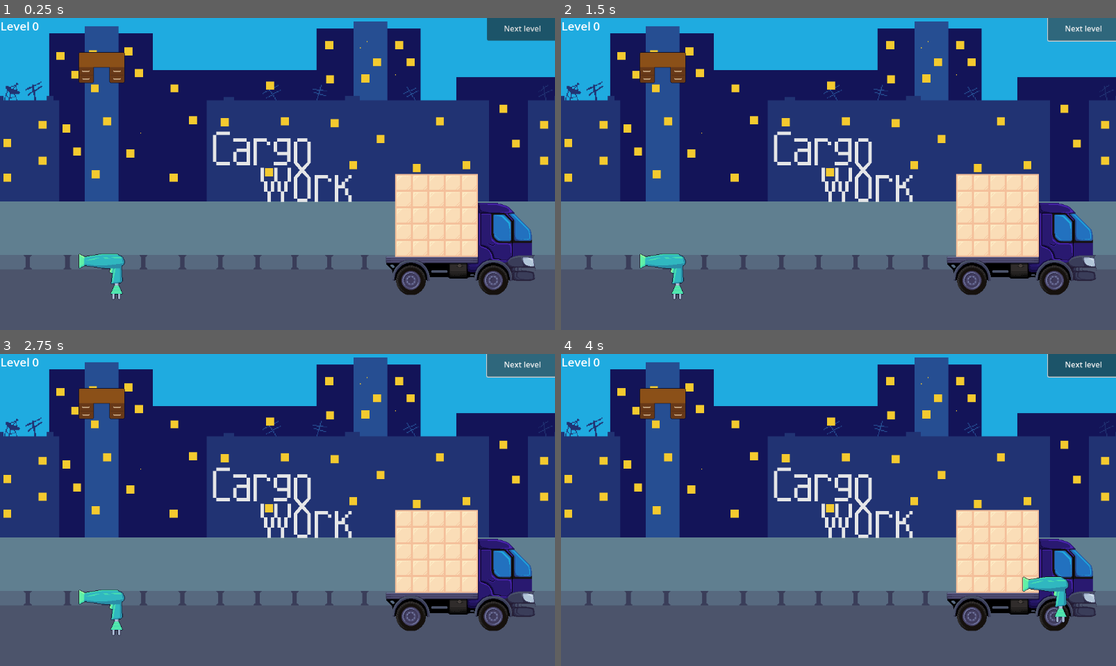
Above: before the commit, frames 1-4 (two rows, left to right).
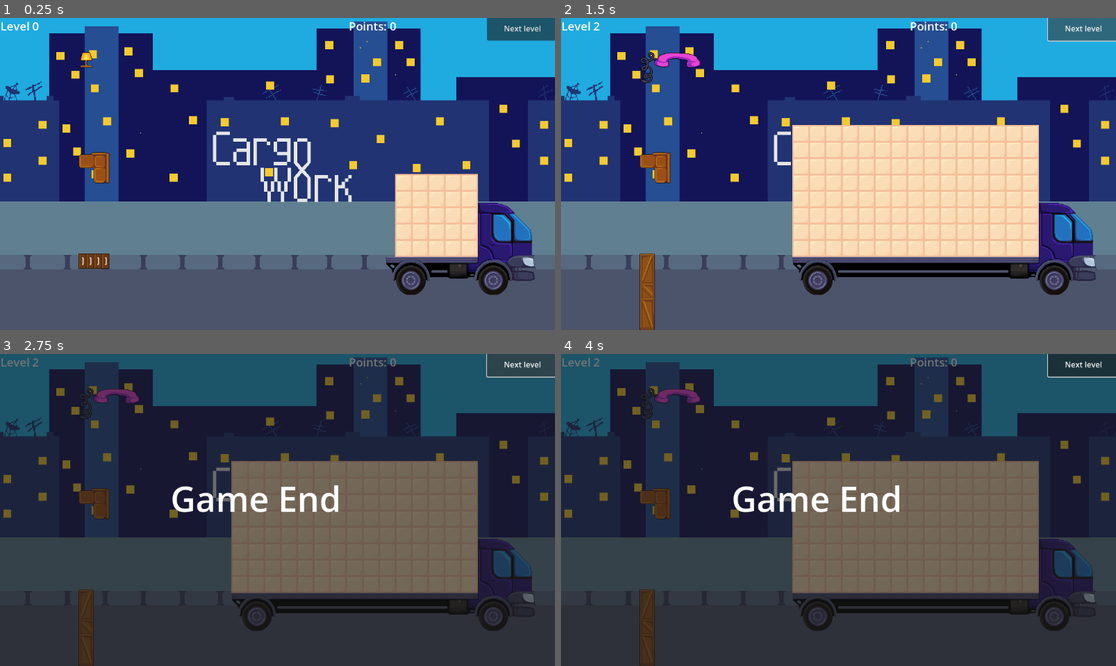
Above: after the commit, the same moments.

Repository: cyber-dream/cargo
Game: Godot game, scene res://scenes/main.tscn
Same seed, same stepped clock (60 frames per second), same inputs: the game is played once before the commit and once after it.
Inputs (mouse positions are in pixels of both pictures, inside the frame that each line leads up to):
- Up to frame 1 (0.25 s): no input
- Up to frame 2 (1.5 s): click "Next level" at 0.5 s; click "Next level" at 1.25 s
- Up to frame 3 (2.75 s): click "Next level" at 2 s
- Up to frame 4 (4 s): tap Enter at 2.75 s; drag from (649, 394) to (1032, 584) at 2.77 s; drag from (649, 597) to (1032, 584) at 3.52 s

The runs differ from the first frame. In frame 1, 1.8% of the frame differs, in the area x 14-72%, y 1-91%; in frame 2, 19%; in frame 3, 99%; in frame 4, 99%, in the area x 0-100%, y 0-100%.

Commit message:
pizda

Diff:
--- a/scenes/prefabs/figures/bedside_table.tscn
+++ b/scenes/prefabs/figures/bedside_table.tscn
@@ -11,15 +11,15 @@
 area_2d = NodePath("Area2D")
 
 [node name="Sprite2D" type="Sprite2D" parent="."]
+rotation = -1.57079
 texture = ExtResource("2_5fxgm")
-offset = Vector2(0, 14)
+offset = Vector2(0, 16)
 
 [node name="Area2D" type="Area2D" parent="."]
 
 [node name="CollisionShape2D" type="CollisionShape2D" parent="Area2D"]
-position = Vector2(0, -2)
 shape = SubResource("RectangleShape2D_uggre")
 
 [node name="CollisionShape2D4" type="CollisionShape2D" parent="Area2D"]
-position = Vector2(0, 30)
+position = Vector2(32, 0)
 shape = SubResource("RectangleShape2D_uggre")
--- a/scripts/gameplay.gd
+++ b/scripts/gameplay.gd
@@ -15,25 +15,52 @@
 @export var figures: Dictionary
 @export var palletes: Array[Node2D]
 @export var figures_node: Node2D
+@export var panel_game_end: Panel
+@export var points_label: Label
 
 ## Private
 
 var _cur_level: int = 0
+var _points: int = 0:
+	set(value):
+		_points = value
+		points_label.text = "Points: " + str(value)
+
 
 func _enter_tree() -> void:
 	for f in figure_prefabs:
-		var new_sprite = f.instantiate() as CargoFigure
-		var arr = figures.get(Difficulty.EASY)
-		arr.push_back(new_sprite)
+		var kek = f.instantiate() as CargoFigure
+		var arr = figures.get(kek.difficulty)
+		arr.push_back(f)
+		kek.queue_free()
 
 	_load_level(0)
+	CargoDnD.figure_dropped.connect(_on_figure_dropped)
+	CargoDnD.game_end.connect(_on_game_end)
+
+func _on_game_end():
+	if levels.size() <= _cur_level+1:
+		panel_game_end.show()
+	else:
+		_cur_level += 1
+		_load_level(_cur_level)
+
+
+func _on_figure_dropped(in_pallete_idx:int, in_points: int):
+	_spawn_figure(in_pallete_idx, levels[_cur_level].max_difficulty)
+	_points += in_points
 
 
 func _load_level(in_idx: int):
+	_points = 0
+
 	var level = levels[in_idx]
 	level_title.text = "Level " + str(in_idx)
 
 	truck.size = level.truck_size
+
+	for c in figures_node.get_children():
+		c.queue_free()
 
 	for p_idx in palletes.size():
 		_spawn_figure(p_idx, level.max_difficulty)
@@ -44,13 +71,15 @@
 
 	var new_f = _get_random_figure(in_max_difficulty)
 	figures_node.add_child(new_f)
+	new_f.set_meta("pallete_idx", in_idx)
 	new_f.global_position = palletes[in_idx].global_position
 
 
 func _get_random_figure(in_max_difficulty: Difficulty) -> CargoFigure:
 	var dif = randi_range(0, in_max_difficulty)
+	var idx = randi_range(0, figures.get(dif).size()-1)
+	return figures.get(dif)[idx].instantiate()
 
-	var figures = figures.get(dif)
-	var idx = randi_range(0, figures.size()-1)
 
-	return figures[idx]
+func _on_next_level_button_pressed() -> void:
+	_on_game_end()
